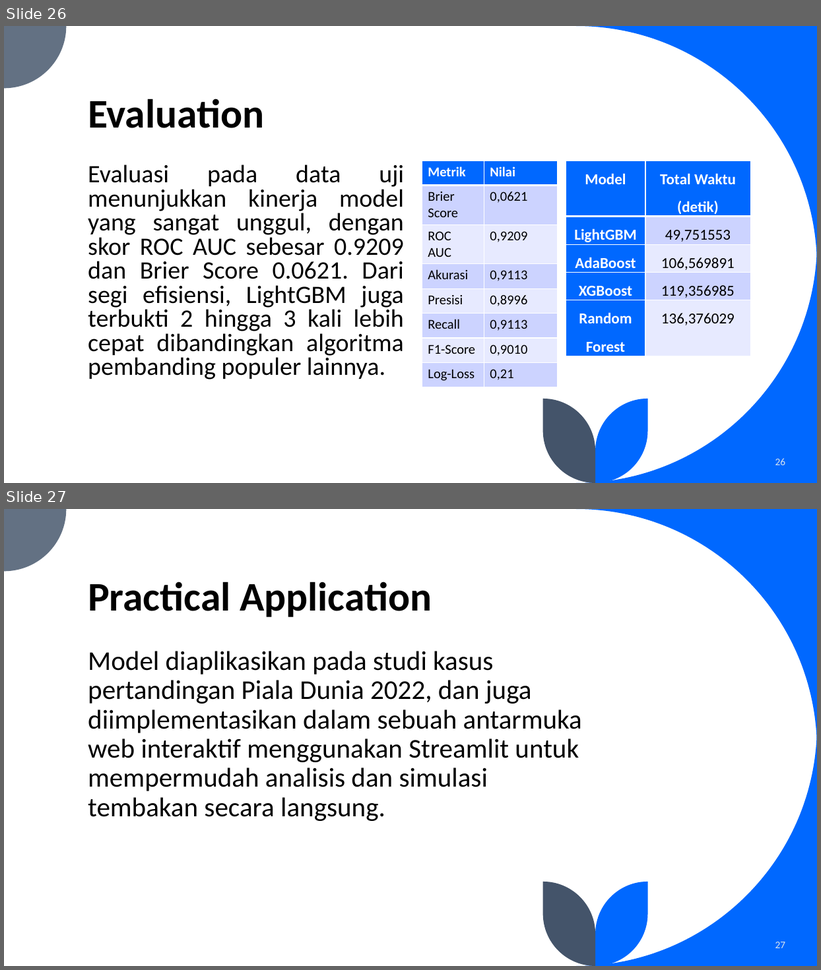
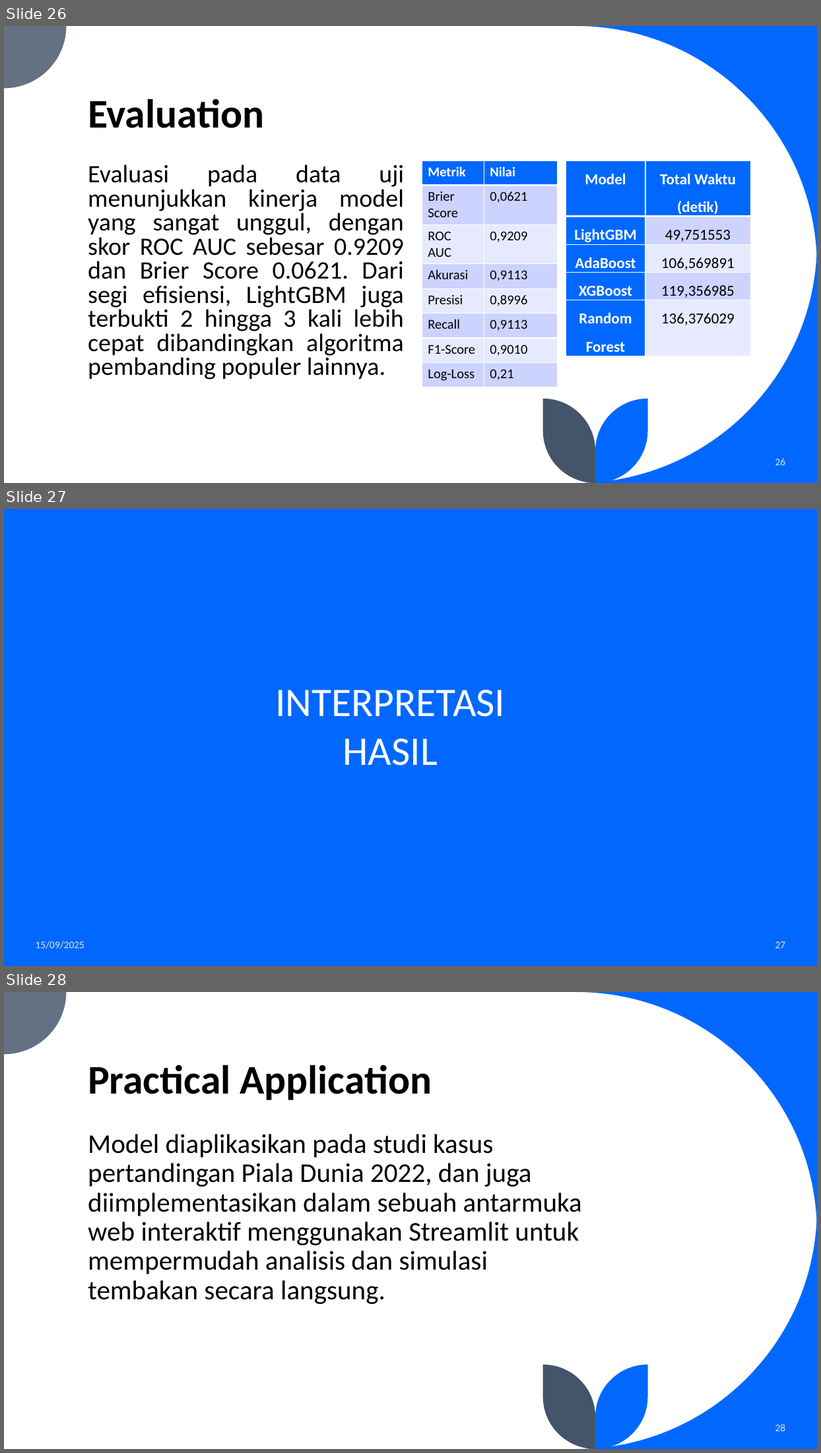
Before and after one commit to fadhilra101/skripsi, a slide deck: ppt/PPT SEMHAS.pptx. Shown one above the other, each under a label of ours: slides 26 and 27 before the commit, slides 26, 27 and 28 after it. The pictures are 821x970 and 821x1453 pixels, drawn with LibreOffice and Linux fonts; fonts in the diff are those of the drawing. Boxes give left, top, right and bottom in pixels: in the first picture for what was removed or moved away, otherwise in the second. Text is boxed around its words. In the diff, an @@ line names an element or a change of style, - is before the commit and + after.

```diff
--- a/ppt/PPT SEMHAS.pptx
+++ b/ppt/PPT SEMHAS.pptx
@@ slide 27 added at [4, 509, 817, 966], background #0068FF @@
@@ title added at [275, 690, 505, 766], 48 pt, text #FFFFFF @@
+INTERPRETASI HASIL
@@ text added at [36, 941, 85, 949], 12 pt, text #DAE5EF @@
+15/09/2025
@@ page number added at [776, 942, 786, 949], 12 pt, text #DAE5EF @@
+27
@@ what was slide 27 is now slide 28 @@
@@ page number at [776, 1424, 786, 1432]: text changed @@
-27
+28
```
Also in this commit, not shown: 6 slides changed, 6 other files.
